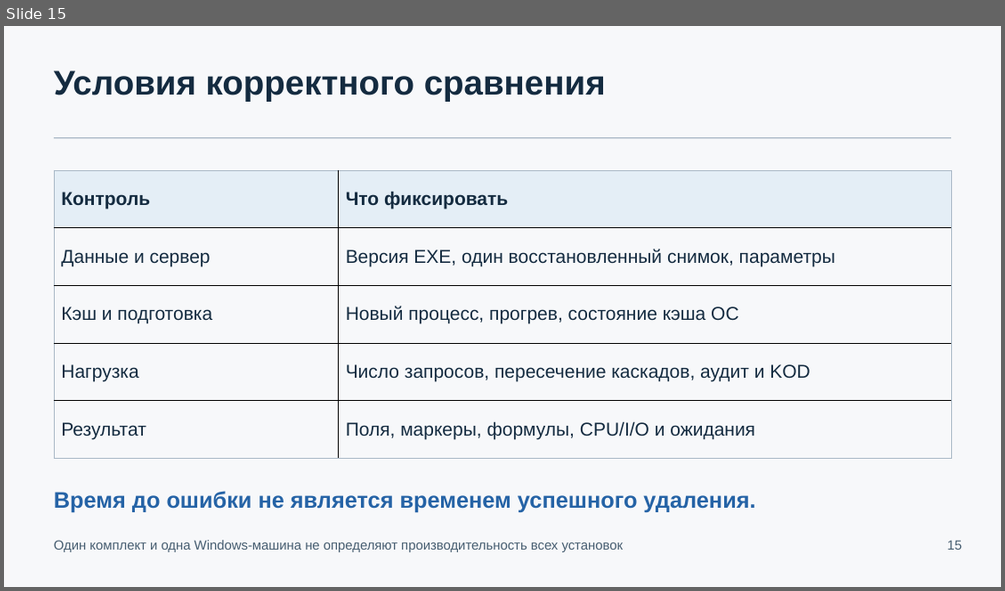
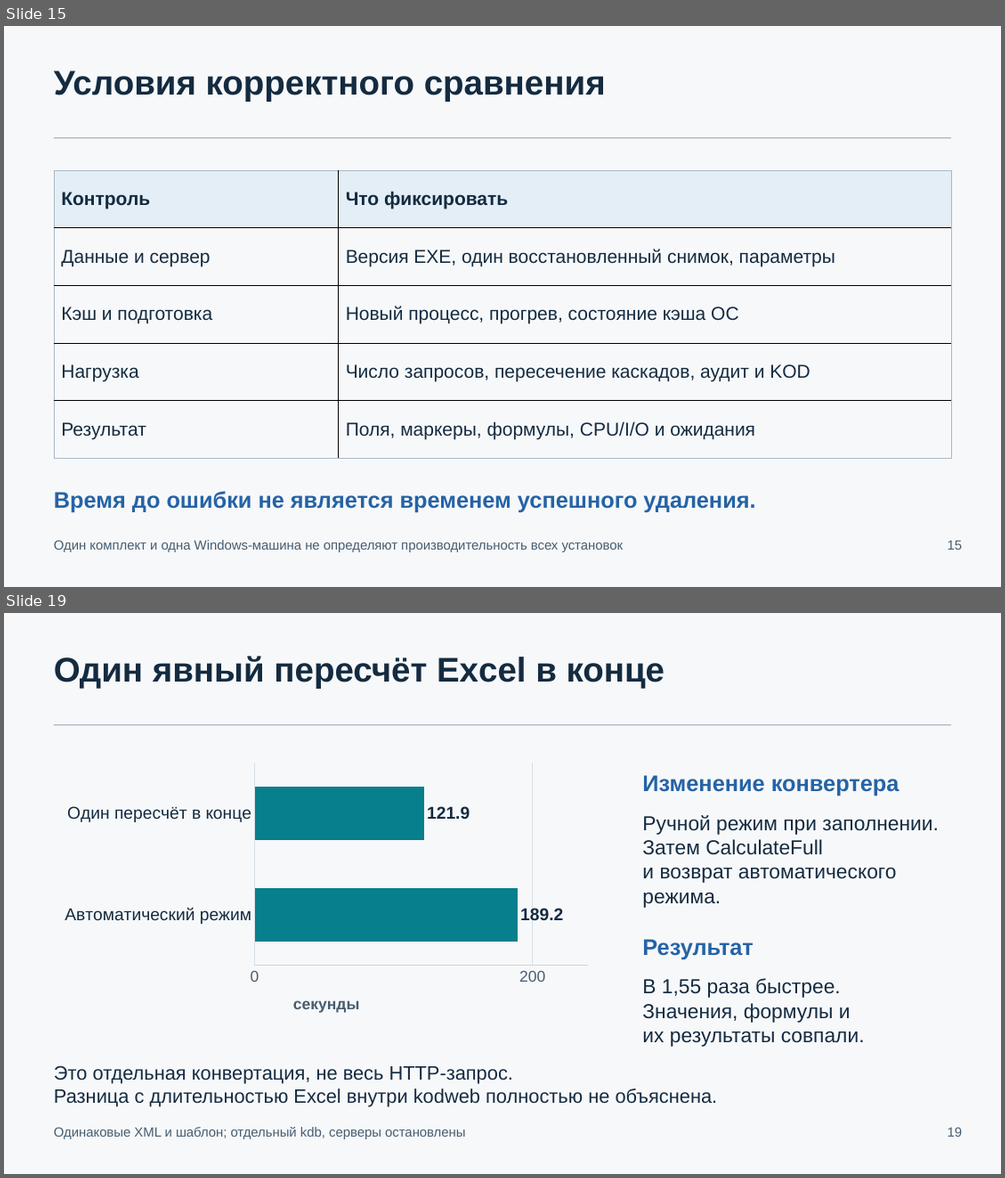
Before and after one commit to Hannabiann/codex-AIs, a slide deck: docs/presentations/codex-AIs-architecture-0.18.pptx. Shown one above the other, each under a label of ours: slide 15 before the commit, slides 15 and 19 after it; the slides between them are not shown. The pictures are 1005x591 and 1005x1178 pixels, drawn with LibreOffice and Linux fonts; fonts in the diff are those of the drawing. Boxes give left, top, right and bottom in pixels: in the first picture for what was removed or moved away, otherwise in the second. Text is boxed around its words. In the diff, an @@ line names an element or a change of style, - is before the commit and + after.

```diff
--- a/docs/presentations/codex-AIs-architecture-0.18.pptx
+++ b/docs/presentations/codex-AIs-architecture-0.18.pptx
@@ slide 19 added at <box>4,613,1001,1174</box>, background #F7F8FA @@
@@ text added at <box>54,656,665,689</box>, 33 pt, text #142B40, bold @@
+Один явный пересчёт Excel в конце
@@ rectangle added at <box>54,724,952,725</box>, fill #A9B8C6 @@
@@ bar chart added at <box>54,757,599,1030</box> @@
+categories: Автоматический режим, Один пересчёт в конце
+Series 1: 189.2, 121.9
@@ text added at <box>642,775,899,795</box>, 21.8 pt, text #2563A6, bold @@
+Изменение конвертера
@@ text added at <box>642,815,938,907</box>, 19.5 pt, text #142B40 @@
+Ручной режим при заполнении.
+Затем CalculateFull
+и возврат автоматического режима.
@@ text added at <box>642,939,752,959</box>, 21.8 pt, text #2563A6, bold @@
+Результат
@@ text added at <box>642,978,865,1046</box>, 19.5 pt, text #142B40 @@
+В 1,55 раза быстрее.
+Значения, формулы и
+их результаты совпали.
@@ text added at <box>54,1065,718,1107</box>, 18.8 pt, text #142B40 @@
+Это отдельная конвертация, не весь HTTP-запрос.
+Разница с длительностью Excel внутри kodweb полностью не объяснена.
@@ text added at <box>54,1127,465,1139</box>, 12.8 pt, text #465D70 @@
+Одинаковые XML и шаблон; отдельный kdb, серверы остановлены
@@ text added at <box>947,1127,963,1136</box>, 12.8 pt, text #465D70 @@
+19
```
Also in this commit, not shown: 3 slides changed, 8 other slides added, 3 slides removed, 4 other files.
